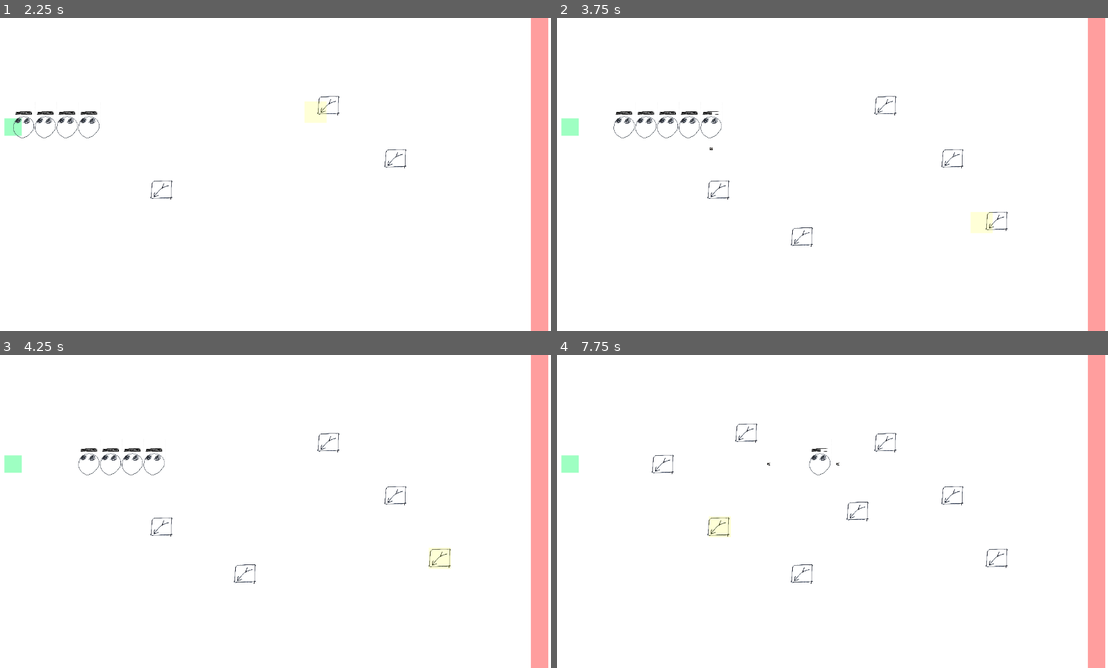
Above: before the commit, frames 1-4 (two rows, left to right).
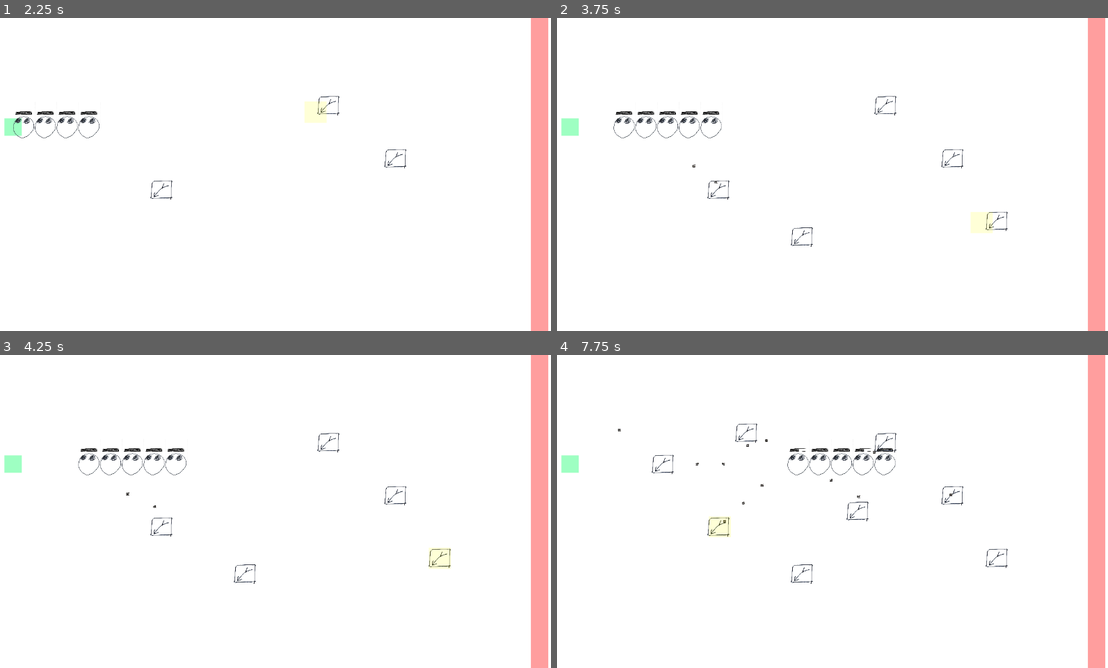
Above: after the commit, the same moments.

Repository: OzuYatamutsu/notebook-tower-defense
Game: Godot game, scene res://levels/test_level.tscn
The game is run twice, just before and just after one commit, with the same random seed, the same clock (stepped at 60 frames per second) and the same inputs.
Inputs (mouse positions are in pixels of both pictures, inside the frame that each line leads up to):
- Up to frame 1 (2.25 s): tap Enter at 0.5 s; move the mouse to (396, 158) at 0.52 s; click (396, 158) at 0.67 s; move the mouse to (159, 190) at 1.27 s; click (159, 190) at 1.42 s; move the mouse to (330, 105) at 2.02 s; click (330, 105) at 2.17 s
- Up to frame 2 (3.75 s): move the mouse to (799, 237) at 2.77 s; click (799, 237) at 2.92 s; move the mouse to (997, 221) at 3.52 s; click (997, 221) at 3.67 s
- Up to frame 3 (4.25 s): no input
- Up to frame 4 (7.75 s): move the mouse to (661, 464) at 4.27 s; click (661, 464) at 4.42 s; move the mouse to (860, 511) at 5.02 s; click (860, 511) at 5.17 s; move the mouse to (744, 433) at 5.77 s; click (744, 433) at 5.92 s; move the mouse to (953, 495) at 6.52 s; click (953, 495) at 6.67 s; move the mouse to (716, 527) at 7.27 s; click (716, 527) at 7.42 s

Frame 1 is identical in both runs. In frame 2, less than 0.1% of the frame differs, in the area x 24-30%, y 30-53%; in frame 3, 0.1%; in frame 4, 0.4%, in the area x 10-72%, y 23-54%.

Commit message:
Remove homing functionality for bullet towers

Diff:
--- a/projectiles/projectile.gd
+++ b/projectiles/projectile.gd
@@ -19,6 +19,8 @@
     assert(SPEED != 0.0, "Projectiles must have a speed set!")
 
     TARGET = target
+    direction = (TARGET.global_position - global_position).normalized()
+
     DespawnTimer.wait_time = DESPAWN_TIMER_SECS
     DespawnTimer.start()
     IS_ACTIVE = true
@@ -27,18 +29,10 @@
     if !IS_ACTIVE:
         return
 
-    if TARGET == null:
-        global_position = Vector2(
-            move_toward(global_position.x, global_position.x + direction.x, SPEED * delta),
-            move_toward(global_position.y, global_position.y + direction.y, SPEED * delta),
-        )
-    else:
-        var target_position = Vector2(
-            move_toward(global_position.x, TARGET.global_position.x, SPEED * delta),
-            move_toward(global_position.y, TARGET.global_position.y, SPEED * delta),
-        )
-        direction = (target_position - global_position).normalized()
-        global_position = target_position
+    global_position = Vector2(
+        move_toward(global_position.x, global_position.x + direction.x, SPEED * delta),
+        move_toward(global_position.y, global_position.y + direction.y, SPEED * delta),
+    )
 
 func _on_despawn_timer_timeout() -> void:
     # We didn't hit the target in time
